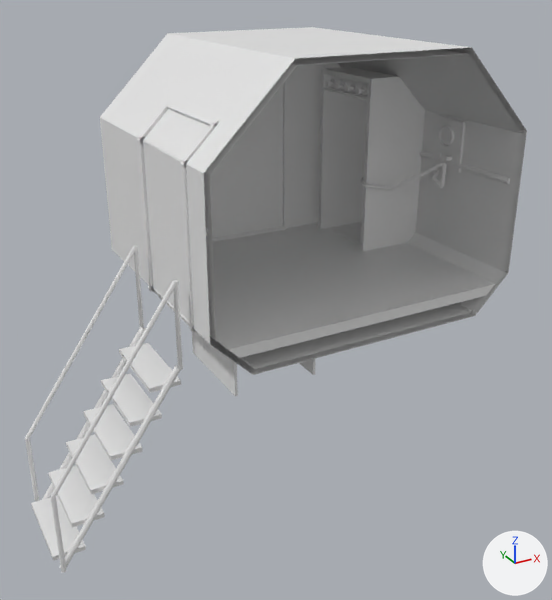
The glTF model space/src/main/resources/assets/jsspace/jsmodels/ship/small_airlock.gltf, before and after one commit.
One viewpoint serves both versions: a camera (50 mm lens) standing at (-4.47, -8.97, 3.75) and looking at (-0.52, -1.78, 0.15). The lights are fixed; the arrows at lower right show +X, +Y and +Z. The first picture is the older version. Where no turn or scale is listed for an object, it has been applied to the vertices. Vertices at exactly the same position are counted once.

The older version as bpy lines, for what is in view:
```python
me_bay_open = bpy.data.meshes.new('bay_open')
me_bay_open.from_pydata(...)  # a box spanning x -0.5..-0.47, y -0.57..0.57, z -0.235..0.235; a box spanning x 0.47..0.5, y -0.57..0.57, z -0.235..0.235
me_c_1_1_2 = bpy.data.meshes.new('c_1_1_2')
me_c_1_1_2.from_pydata(...)  # 92 vertices, 92 faces; spans x 1.805..1.9, y -3.0..-2.0, z 1.0..2.0
me_stair = bpy.data.meshes.new('stair')
me_stair.from_pydata(...)  # 896 vertices, 1168 faces; spans x -0.77..0.73, y -0.6..0.6, z -1.31..1.66
ob_bay_open = bpy.data.objects.new('bay_open', me_bay_open)
ob_bay_open.location = (-0.95, -2.0, -0.24)
ob_c_1_1_2 = bpy.data.objects.new('c_1_1_2', me_c_1_1_2)
ob_c_1_1_2.location = (0.0, 0.0, 0.0)
ob_stair = bpy.data.objects.new('stair', me_stair)
ob_stair.location = (-2.75, -2.0, -0.68)
# also in view: 'c_-2_2_2' at (-1.47, -2.5, 2.5); 'c_-2_0_1' at (-1.47, -1.5, 0.5); 'c_-1_2_2' at (-0.5, -2.5, 2.96); 'c_-2_0_0' at (-1.45, -0.48, 0.5); 'c_-1_0_1' at (-0.5, -1.5, 0.17)
```
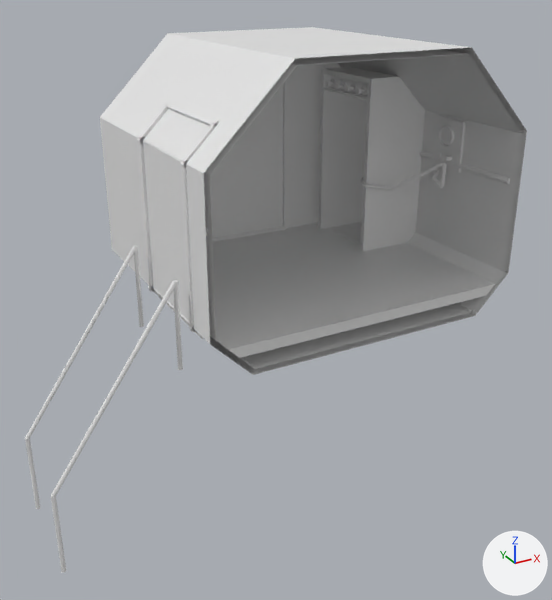
Where the newer file only moved an object's origin or applied its transform, the numbers keep the older frame.

Pixel boxes (x1, y1, x2, y2) of what changed, in the pictures (552 x 600 px):
'bay_open', deleted
    before: (192, 332, 316, 396)
part 1 of me_stair, deleted
    before: (31, 343, 181, 561)
part 2 of me_stair, cut back
    before: (42, 326, 180, 568)
    after: (26, 250, 144, 509)

What the commit changed:
me_stair is used by ob_stair; location (-2.75, -2.0, -0.68).
me_stair had 896 vertices, 1168 faces and spanned x -0.77..0.73, y -0.6..0.6, z -1.31..1.66.
me_stair now has 472 vertices, 576 faces and spans x -0.72..0.73, y -0.6..0.6, z -1.29..1.66.
me_stair part 1: 12 loose pieces with 96 vertices, spanning x -0.77..0.73, y -0.49..0.49, z -1.19..0.52, are deleted.
me_stair part 2: 12 vertices moved within x -0.7..0.7, y -0.55..0.55, z -1.29..0.7; 328 vertices removed from x -0.72..0.73, y -0.56..0.56, z -1.31..0.72.
Object 'bay_open' (ob_bay_open) is deleted.
